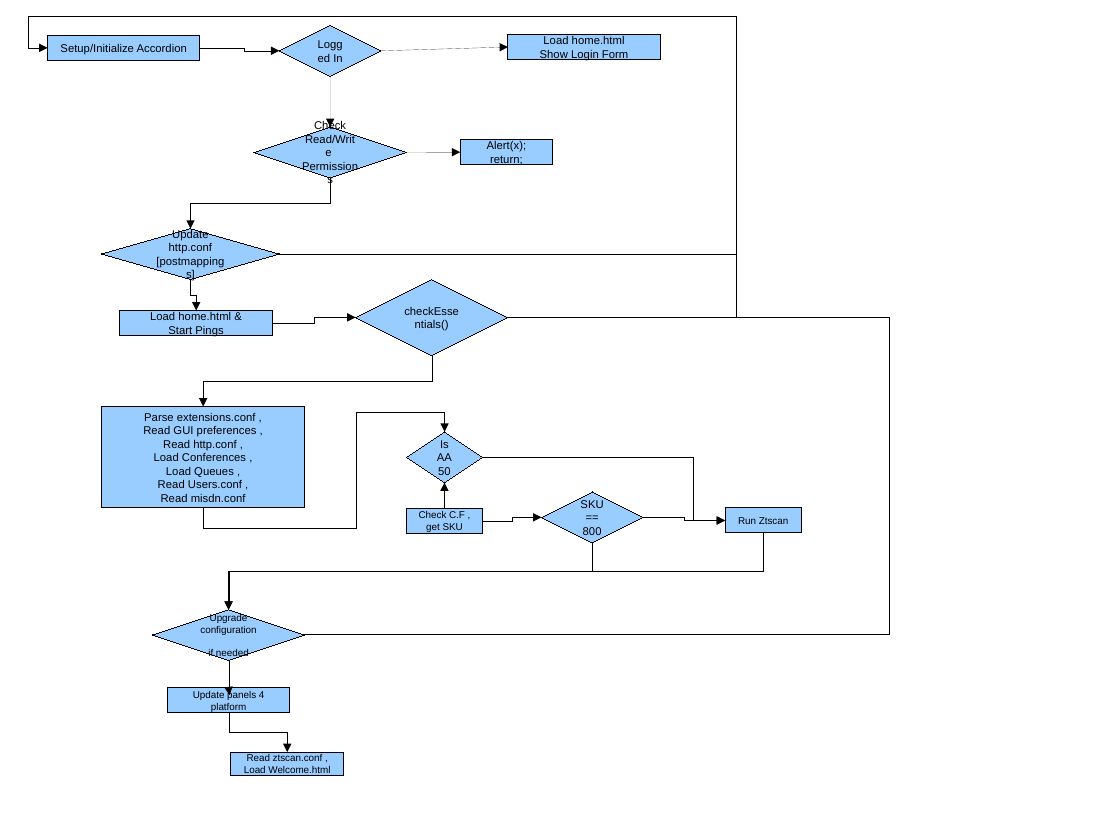
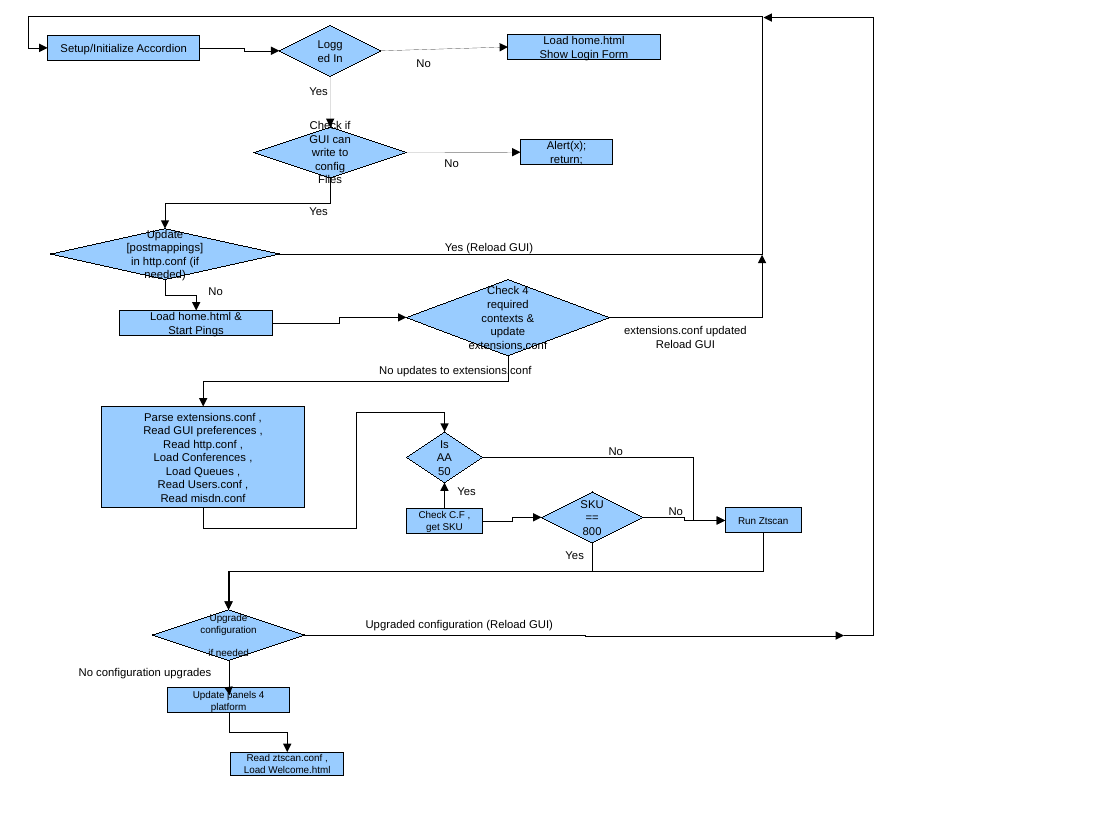
Before and after one commit to wardmundy/asterisk-gui-2.0, a slide deck: slide 1 of developer_info/Flow Chart.odp. Drawn at 1120x840 pixels with LibreOffice and Linux fonts; fonts in the diff are those of the drawing. Boxes give left, top, right and bottom in pixels: in the first picture for what was removed or moved away, otherwise in the second. Text is boxed around its words. In the diff, an @@ line names an element or a change of style, - is before the commit and + after.

Commit message:
Adding some labels to the flow chart

```diff
--- a/developer_info/Flow Chart.odp
+++ b/developer_info/Flow Chart.odp
@@ elbow arrow (279, 254) - (48, 48): route changed @@
@@ elbow arrow added from (845, 636) to (764, 17), #000000 0 pt @@
@@ text added at box(416, 59, 430, 67), 8 pt, text #000000 @@
+No
@@ text added at box(309, 87, 327, 95), 8 pt, text #000000 @@
+Yes
@@ text in diamond at box(309, 121, 351, 187): text changed @@
-Check Read/Write
-Permissions
+Check if GUI can
+write to config Files
@@ rectangle "Alert(x); return;": place and size @@
-rectangle "Alert(x); return;" at box(460, 139, 553, 165)
+rectangle "Alert(x); return;" at box(520, 139, 613, 165)
@@ elbow arrow moved from (330, 178) - (190, 229) to (330, 178) - (165, 229) @@
@@ arrow moved from (407, 152) - (460, 152) to (407, 152) - (520, 152) @@
@@ text added at box(444, 159, 458, 167), 8 pt, text #000000 @@
+No
@@ text added at box(309, 207, 327, 215), 8 pt, text #000000 @@
+Yes
@@ diamond "Update [postmappings] in http.conf (if ...": place and size @@
-diamond "Update [postmappings] in http.conf (if ..." at box(102, 229, 279, 279)
+diamond "Update [postmappings] in http.conf (if ..." at box(51, 229, 279, 279)
@@ text in diamond at box(127, 229, 204, 282): text changed @@
-Update http.conf
-[postmappings]
+Update [postmappings]
+in http.conf (if needed)
@@ text added at box(445, 243, 533, 254), 8 pt, text #000000 @@
+Yes (Reload GUI)
@@ elbow line moved from (508, 318) - (736, 255) to (610, 318) - (762, 255) @@
@@ elbow line (610, 318) - (762, 255): elbow line to elbow arrow @@
@@ elbow arrow moved from (190, 279) - (196, 310) to (165, 279) - (196, 310) @@
@@ text added at box(208, 287, 222, 295), 8 pt, text #000000 @@
+No
@@ diamond "Check 4 required contexts & ...": place and size @@
-diamond "Check 4 required contexts & ..." at box(356, 279, 508, 356)
+diamond "Check 4 required contexts & ..." at box(407, 279, 610, 356)
@@ text in diamond at box(469, 286, 548, 352): text changed @@
-checkEssentials()
+Check 4 required contexts &
+update extensions.conf
@@ elbow arrow moved from (272, 323) - (356, 317) to (272, 323) - (407, 317) @@
@@ elbow line removed from (305, 635) to (737, 318) @@
@@ text added at box(624, 325, 747, 348), 8 pt, text #000000 @@
+extensions.conf updated
+Reload GUI
@@ elbow arrow moved from (432, 356) - (203, 407) to (508, 356) - (203, 407) @@
@@ text added at box(379, 365, 532, 377), 8 pt, text #000000 @@
+No updates to extensions.conf
@@ text added at box(609, 447, 623, 458), 8 pt, text #000000 @@
+No
@@ text added at box(457, 487, 475, 495), 8 pt, text #000000 @@
+Yes
@@ text added at box(669, 507, 683, 518), 8 pt, text #000000 @@
+No
@@ text added at box(565, 551, 583, 559), 8 pt, text #000000 @@
+Yes
@@ text added at box(366, 619, 553, 631), 8 pt, text #000000 @@
+Upgraded configuration (Reload GUI)
@@ elbow arrow added from (305, 635) to (845, 636), #000000 0 pt @@
@@ text added at box(79, 668, 211, 679), 8 pt, text #000000 @@
+No configuration upgrades
```
